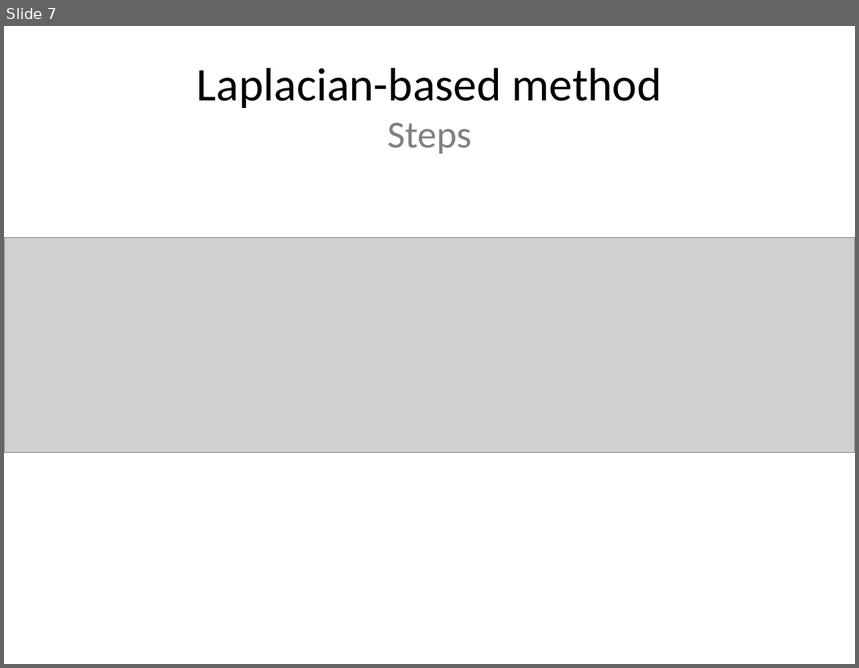
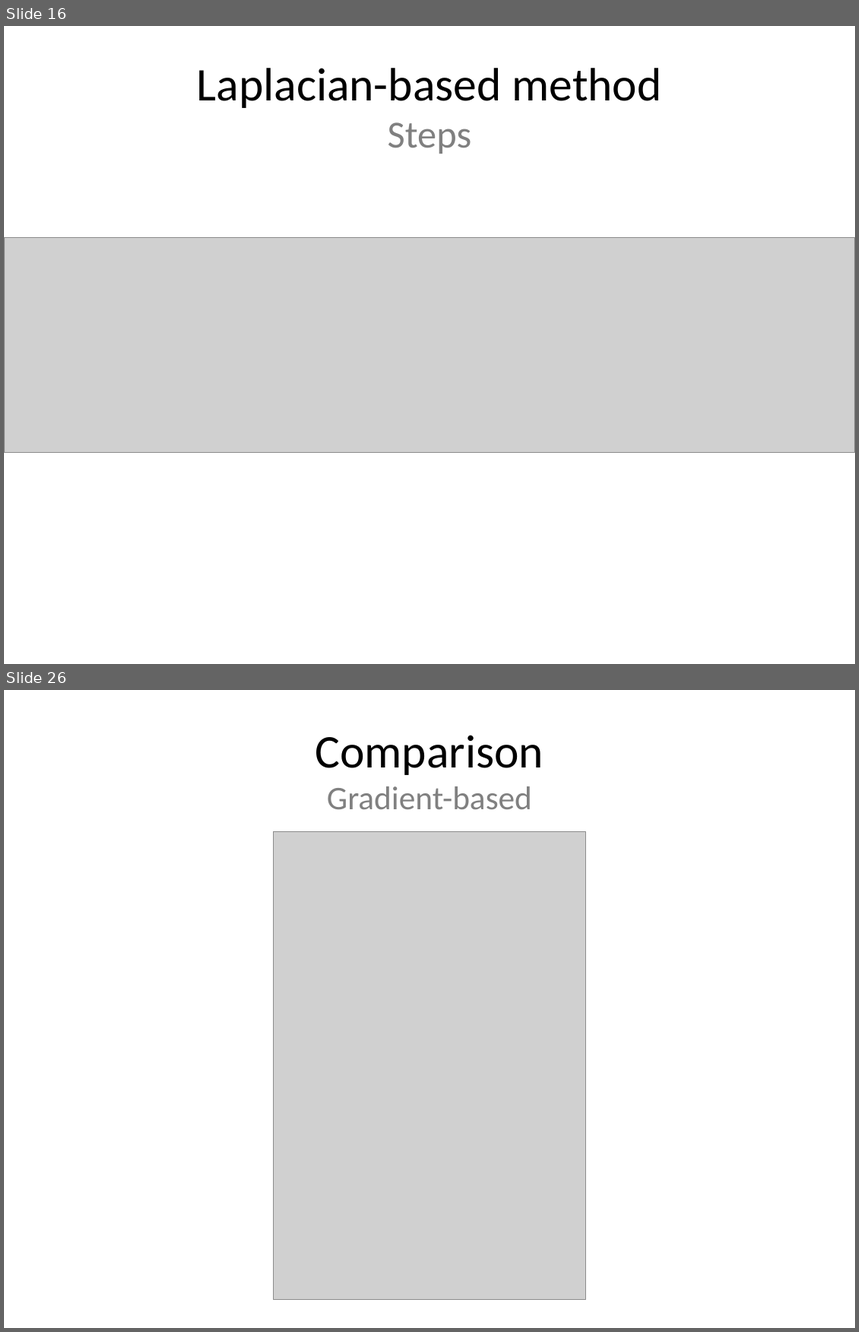
Before and after one commit to leoninnovate/6.344-Project, a slide deck: docs/presentation/presentation.pptx. Shown one above the other, each under a label of ours: slide 7 before the commit, slides 16 and 26 after it; the slides between them are not shown. The pictures are 859x668 and 859x1332 pixels, drawn with LibreOffice and Linux fonts; fonts in the diff are those of the drawing; grey boxes stand for pictures. Boxes give left, top, right and bottom in pixels: in the first picture for what was removed or moved away, otherwise in the second. Text is boxed around its words. In the diff, an @@ line names an element or a change of style, - is before the commit and + after.

```diff
--- a/docs/presentation/presentation.pptx
+++ b/docs/presentation/presentation.pptx
@@ slide 26 added at [4, 690, 855, 1328], background #FFFFFF @@
@@ title added at [316, 735, 544, 809], 27.9 pt, text #808080 @@
+Comparison
+Gradient-based
@@ picture added at [274, 832, 586, 1300] @@
@@ what was slide 7 is now slide 16 @@
```
Also in this commit, not shown: 3 slides changed, 18 other slides added, 1 slide removed, 5 other files.
